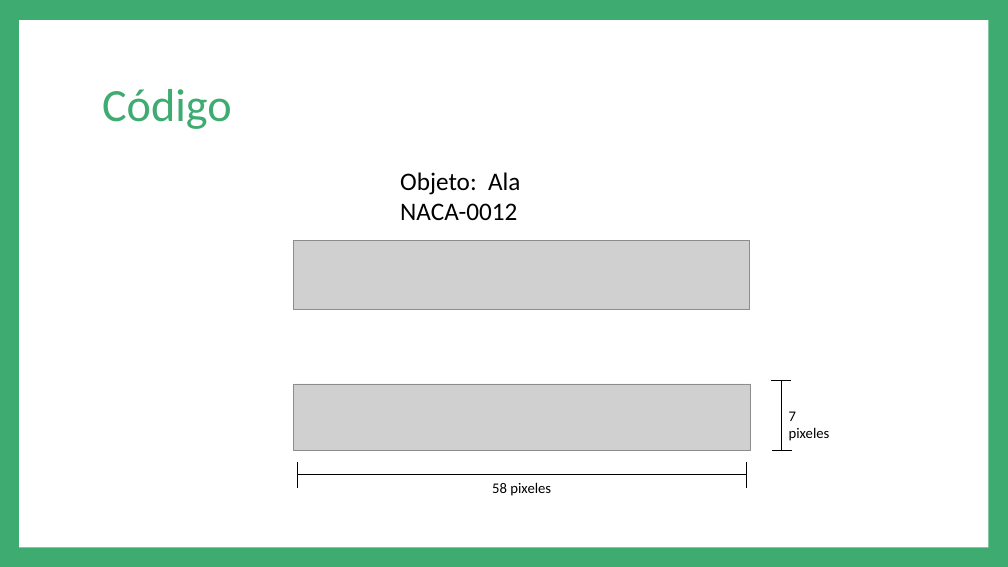
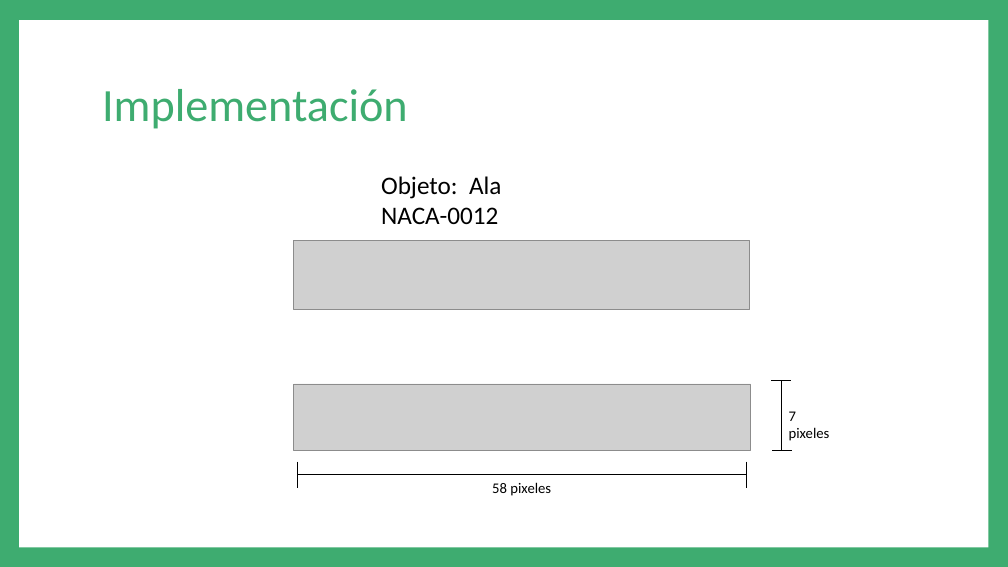
Before and after one commit to andreav13/Proyecto2, a slide deck: slide 10 of Presentación.pptx. Drawn at 1008x567 pixels with LibreOffice and Linux fonts; fonts in the diff are those of the drawing; grey boxes stand for pictures. Boxes give left, top, right and bottom in pixels: in the first picture for what was removed or moved away, otherwise in the second. Text is boxed around its words. In the diff, an @@ line names an element or a change of style, - is before the commit and + after.

```diff
--- a/Presentación.pptx
+++ b/Presentación.pptx
@@ title at (x1=102, y1=89, x2=408, y2=129): text changed @@
-Código
+Implementación
@@ text "Objeto: Ala NACA-0012" moved from (x1=400, y1=172, x2=520, y2=220) to (x1=381, y1=176, x2=501, y2=224) @@
```
Also in this commit, not shown: 7 other slides changed, 3 slides added, 3 slides removed.
